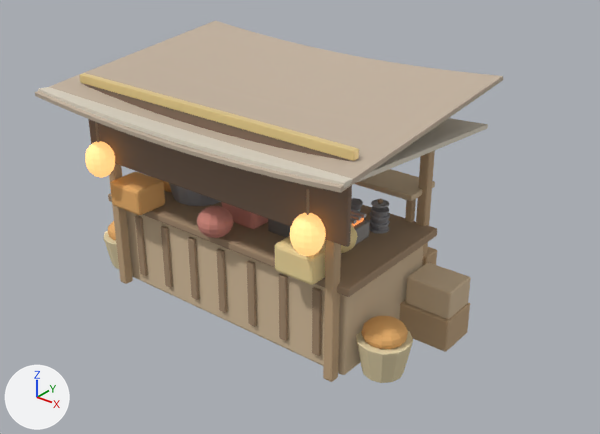
One commit to the glTF model prototype-v2/assets/stall.glb: the scene before it, then after it.
The view is the same before and after, from a camera (50 mm lens) standing at (5.78, -6.58, 5.3) and looking at (0.83, -0.4, 1.47). Lighting does not change. The marker at lower left points along +X, +Y and +Z. The picture after the commit comes second. Where no turn or scale is listed for an object, it has been applied to the vertices.

The first picture shows 'Awning', 'Awning2', 'Basket.001', 'Counter', 'CounterTop', 'Crate', 'Crate2', 'Goods.003', 'Goods.005', 'Post.002', 'SignBoard', 'SignTrim' and 27 more.
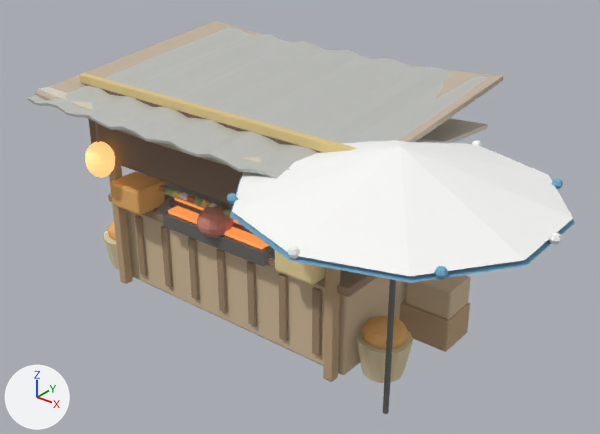
Pixel boxes (x1, y1, x2, y2) of what changed, in the pictures (600 x 434 px):
'Umbrella', added
    after: (227, 138, 575, 414)
    faces in mat_stripeb (white #fafaf8): (232, 138, 573, 276)
    faces in mat_stripea (blue #76afd1): (227, 173, 575, 283)
    faces in mat_metaldark (grey #817e7c): (383, 279, 396, 414)
'TinRoof', added
    after: (28, 28, 498, 178)
'SkewerTrays', added
    after: (156, 182, 275, 267)
    faces in mat_metaldark (grey #817e7c): (163, 212, 273, 267)
    faces in mat_charglow (orange #f9a059, glowing orange #e28648): (168, 206, 269, 249)
    faces in mat_potmetal (grey #99999e): (156, 182, 275, 259)
    faces in mat_skewerveg (green #99bf81): (165, 187, 231, 217)
    faces in mat_skewermeat (orange #bf7c5d): (159, 185, 225, 211)
'CornGrill', added
    after: (169, 198, 253, 234)
    faces in mat_metaldark (grey #817e7c): (169, 199, 253, 234)
'Awning', unchanged, covered by the edit
    before: (35, 21, 503, 193)
    after: (35, 21, 503, 165)
'CounterTop', unchanged, covered by the edit
    before: (108, 177, 437, 297)
    after: (108, 193, 377, 297)
'Awning2', unchanged, covered by the edit
    before: (38, 87, 488, 188)
    after: (38, 87, 488, 170)
'Shelf', unchanged, covered by the edit
    before: (355, 169, 435, 201)

What changed in the scene script:
```text
Add ob_tinroof:
    ob_tinroof = bpy.data.objects.new('TinRoof', me_grid_002)  # 250 vertices, 496 faces; spans x -2.1..2.1, y -1.45..1.45, z -0.2..0.17; in mat_tinmat (light grey #cbcdc8)
    ob_tinroof.location = (0.0, -0.1, 2.62)
Add ob_umbrella:
    ob_umbrella = bpy.data.objects.new('Umbrella', me_cone_116)  # 216 vertices, 388 faces; spans x -1.46..1.46, y -1.47..1.47, z -1.3..1.49; in mat_metaldark (grey #817e7c), mat_stripeb (white #fafaf8), mat_stripea (blue #76afd1)
    ob_umbrella.location = (2.35, -0.95, 1.3)
Add ob_corngrill:
    ob_corngrill = bpy.data.objects.new('CornGrill', me_cube_049)  # 492 vertices, 920 faces; spans x -0.85..0.85, y -0.28..0.28, z -0.09..0.26; in mat_metaldark (grey #817e7c), mat_charglow (orange #f9a059, glowing orange #e28648), mat_skewercorn (yellow #f1d476), mat_goodsb (pink #d3897c), mat_chepurple (purple #bca2d4)
    ob_corngrill.location = (0.0, -0.45, 1.2)
Add ob_skewertrays:
    ob_skewertrays = bpy.data.objects.new('SkewerTrays', me_cube_038)  # 1112 vertices, 1812 faces; spans x -0.95..0.95, y -0.33..0.61, z -0.2..0.79; in mat_potmetal (grey #99999e), mat_stickwood (beige #ddc59e), mat_skewermeat (orange #bf7c5d), mat_skewerveg (green #99bf81), mat_skewercorn (yellow #f1d476), mat_skewerwhite (white #f3ede2), mat_metaldark (grey #817e7c), mat_charglow (orange #f9a059, glowing orange #e28648)
    ob_skewertrays.location = (0.0, -0.58, 1.26)
```
